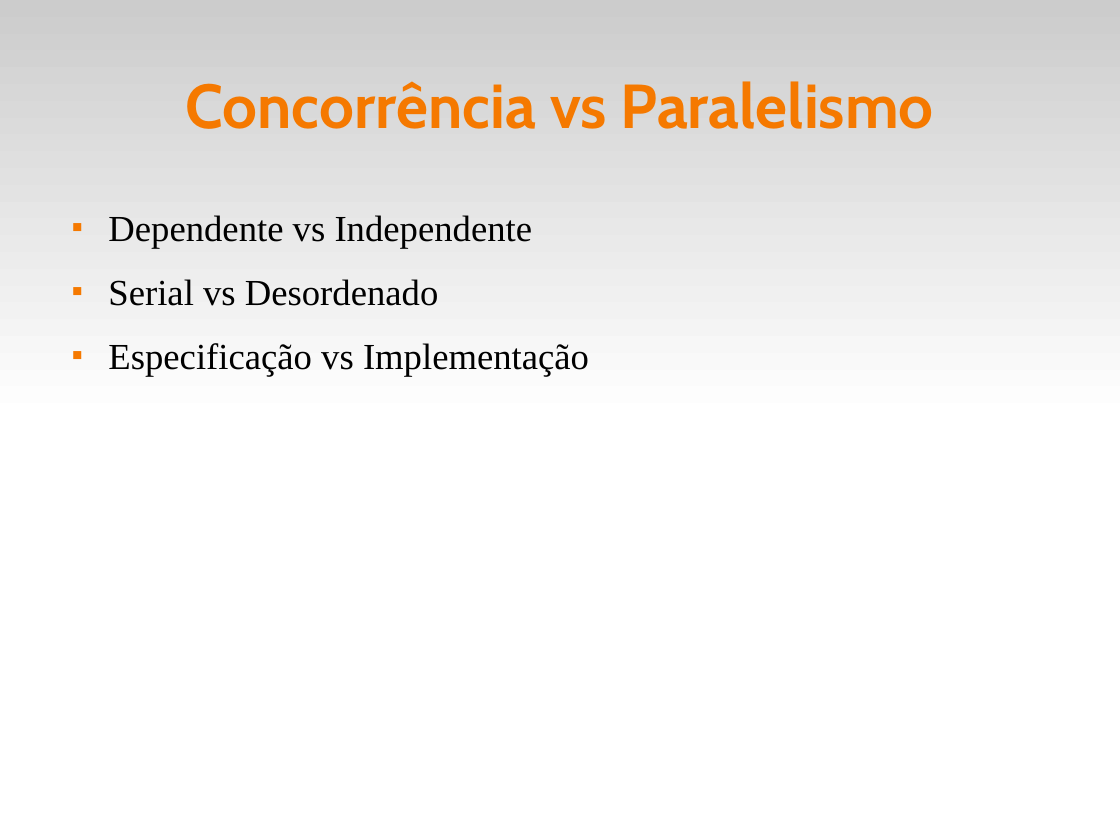
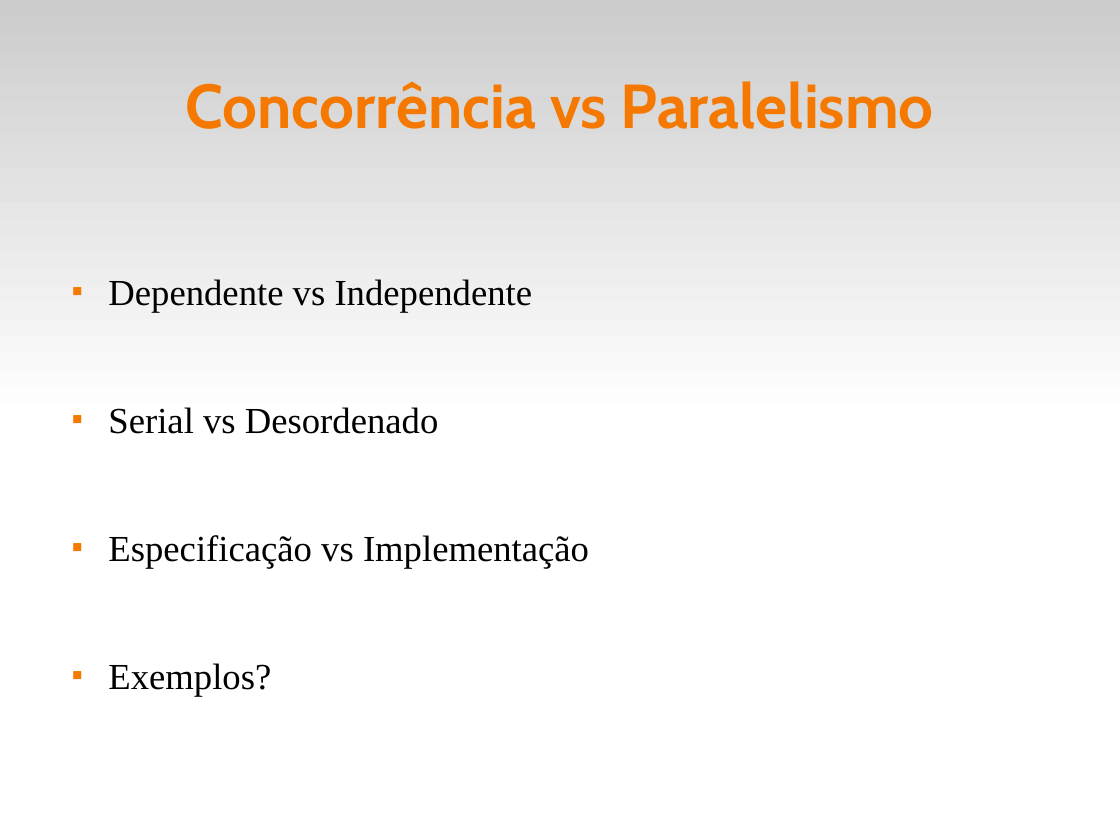
Before and after one commit to fsantanna-uerj/reativos, a slide deck: slide 6 of slides/01_reativos.odp. Drawn at 1120x840 pixels with LibreOffice and Linux fonts; fonts in the diff are those of the drawing. Boxes give left, top, right and bottom in pixels: in the first picture for what was removed or moved away, otherwise in the second. Text is boxed around its words. In the diff, an @@ line names an element or a change of style, - is before the commit and + after.

```diff
--- a/slides/01_reativos.odp
+++ b/slides/01_reativos.odp
@@ text at box(108, 663, 271, 697): paragraph added @@
+■ Exemplos?
```
Also in this commit, not shown: 1 other slide changed, 2 slides added, 1 slide removed, 2 other files.
